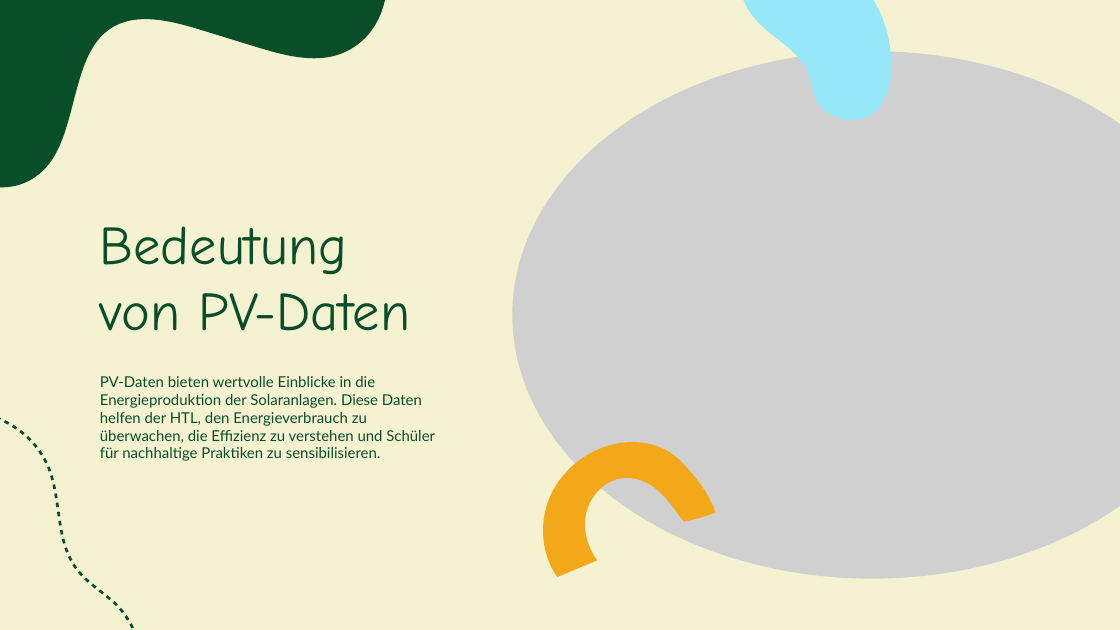
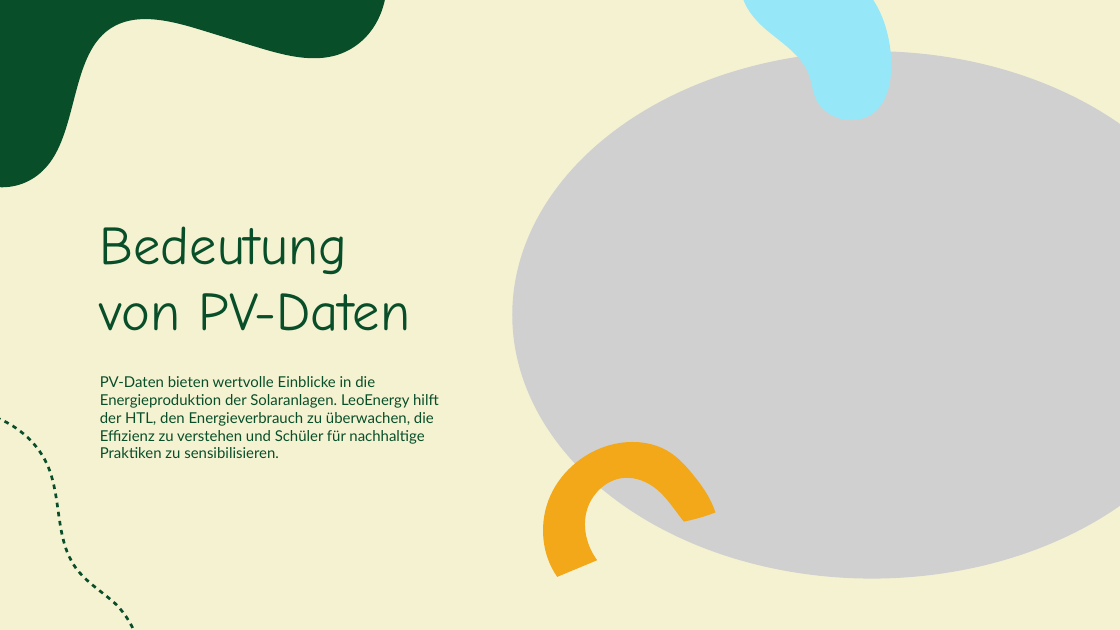
Before and after one commit to BjelakDenis/2324-4bhif-syp-project-iot-dashboard, a slide deck: slide 3 of LeoEnergy.pptx (slide 5 before the commit). Drawn at 1120x630 pixels with LibreOffice and Linux fonts; fonts in the diff are those of the drawing; grey boxes stand for pictures. Boxes give left, top, right and bottom in pixels: in the first picture for what was removed or moved away, otherwise in the second. Text is boxed around its words. In the diff, an @@ line names an element or a change of style, - is before the commit and + after.

```diff
--- a/LeoEnergy.pptx
+++ b/LeoEnergy.pptx
@@ subtitle at (100,376,439,458): text changed @@
-PV-Daten bieten wertvolle Einblicke in die Energieproduktion der Solaranlagen. Diese Daten helfen der HTL, den Energieverbrauch zu überwachen, die Effizienz zu verstehen und Schüler für nachhaltige Praktiken zu sensibilisieren.
+PV-Daten bieten wertvolle Einblicke in die Energieproduktion der Solaranlagen. LeoEnergy hilft der HTL, den Energieverbrauch zu überwachen, die Effizienz zu verstehen und Schüler für nachhaltige Praktiken zu sensibilisieren.
@@ freeform shape at (0,409,140,630): outline redrawn @@
```
Also in this commit, not shown: 6 other slides changed, 2 slides added, 4 slides removed, 1 other file.
